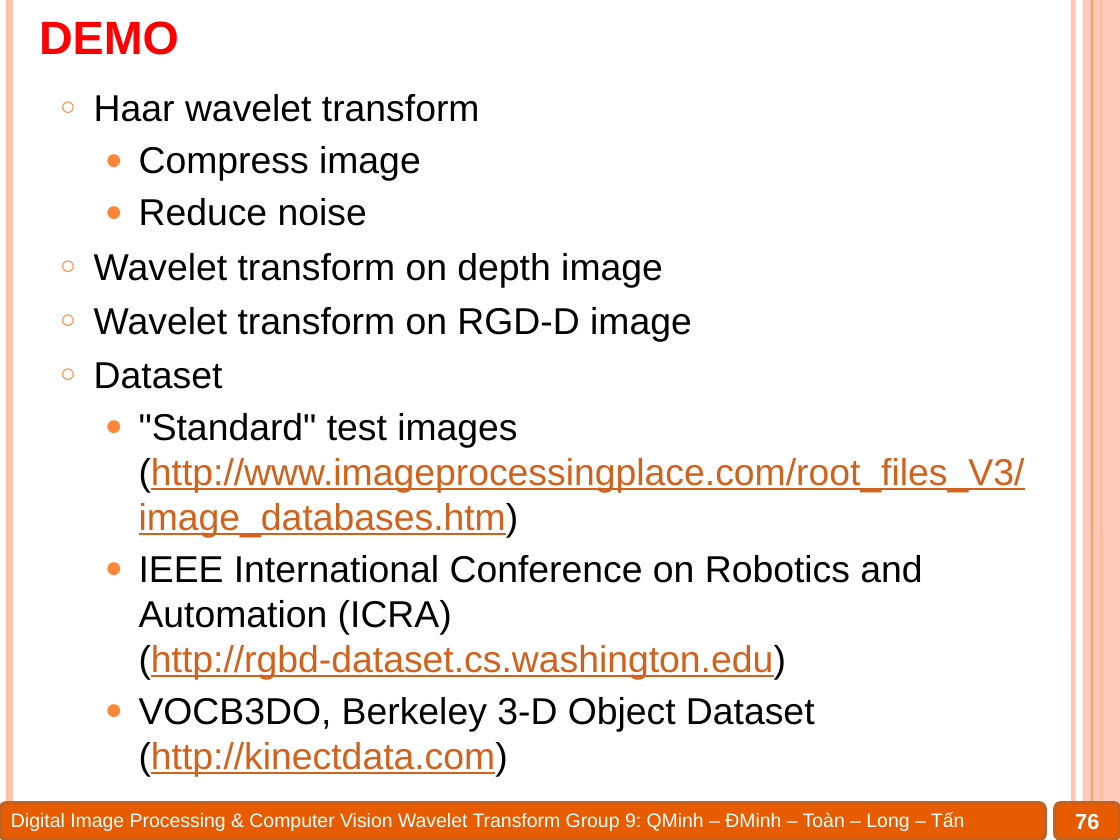
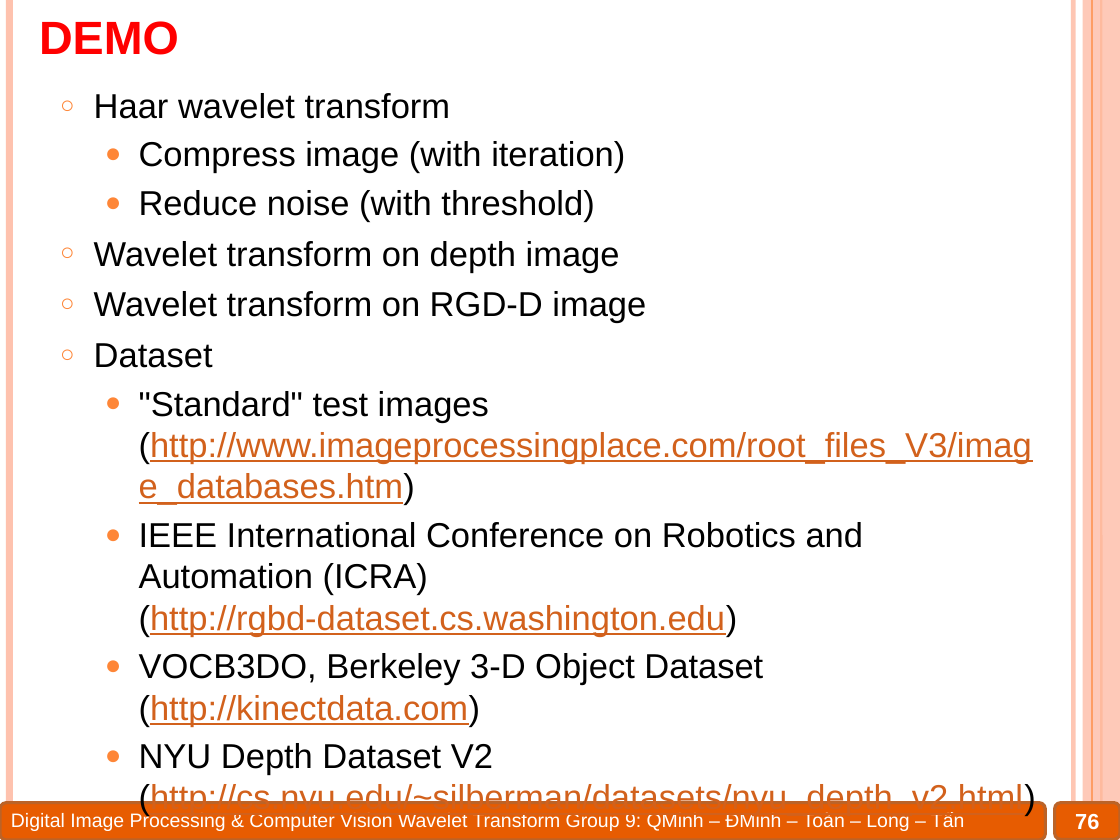
Before and after one commit to Alex7Huynh/dip-g9, a slide deck: slide 76 of 6. PPT/Wavelet transform.pptx. Drawn at 1120x840 pixels with LibreOffice and Linux fonts; fonts in the diff are those of the drawing. Boxes give left, top, right and bottom in pixels: in the first picture for what was removed or moved away, otherwise in the second. Text is boxed around its words. In the diff, an @@ line names an element or a change of style, - is before the commit and + after.

Commit message:
Update Slide, Video demo.

```diff
--- a/6. PPT/Wavelet transform.pptx
+++ b/6. PPT/Wavelet transform.pptx
@@ text at <box>94,93,1032,727</box>: size 24 to 22.2 pt in "Haar wavelet transform", "Wavelet transform on depth image", "Wavelet transform on RGD-D image", "Dataset" and 3 more places @@
@@ text at <box>139,141,625,222</box>: text changed; size 24 to 22.2 pt @@
-  ● Compress image
-  ● Reduce noise
+  ● Compress image (with iteration)
+  ● Reduce noise (with threshold)
@@ text at <box>139,743,1036,817</box>: paragraph added @@
+  ● NYU Depth Dataset V2
+    (http://cs.nyu.edu/~silberman/datasets/nyu_depth_v2.html)
```
Also in this commit, not shown: 1 slide added, 1 other file.
